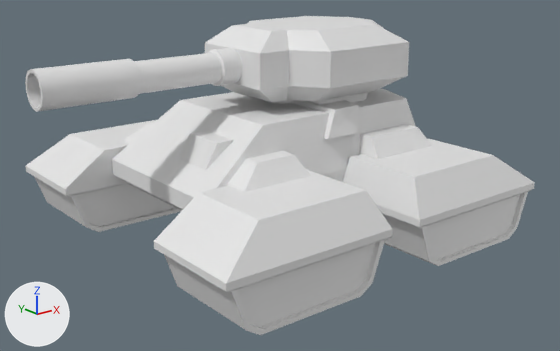
Renders of the Blender file Blender/Tank.blend from each side of a commit.
Rendered twice from a 50 mm camera at (-5.55, -7.11, 3.42) aimed at (-0.14, -0.34, 0.71). The lights are fixed; the arrows at lower left show +X, +Y and +Z.

Before the edit, the objects in view are built like this:
```python
me_cube_001 = bpy.data.meshes.new('Cube.001')
me_cube_001.from_pydata(...)  # 165 vertices, 164 faces; spans x -1.0..1.13, y -1.37..1.37, z -1.0..1.08
me_cube_005 = bpy.data.meshes.new('Cube.005')
me_cube_005.from_pydata(...)  # 60 vertices, 58 faces; spans x -1.0..1.0, y -1.0..1.0, z -1.0..1.0
me_cube_006 = bpy.data.meshes.new('Cube.006')
me_cube_006.from_pydata(...)  # 104 vertices, 97 faces; spans x -1.0..1.36, y -1.0..1.0, z -1.68..1.0
me_cylinder = bpy.data.meshes.new('Cylinder')
me_cylinder.from_pydata(...)  # 256 vertices, 226 faces; spans x -1.0..1.0, y -1.0..1.0, z -1.0..1.0
me_cylinder.polygons.foreach_set('use_smooth', [True] * 226)
ob_cube = bpy.data.objects.new('Cube', me_cube_001)
ob_cube.location = (0.0, 0.0, 1.0)
ob_cube.scale = (1.6, 1.0, 0.5)
ob_cube_004 = bpy.data.objects.new('Cube.004', me_cube_005)
ob_cube_004.location = (-1.2, -1.6, 0.5)
ob_cube_004.scale = (1.0, 0.6, 0.5)
_m = ob_cube_004.modifiers.new('Mirror', 'MIRROR')
_m.use_axis = (True, True, False)
_m.mirror_object = ob_cube
ob_cube_005 = bpy.data.objects.new('Cube.005', me_cube_006)
ob_cube_005.location = (0.4, 0.0, 2.0)
ob_cube_005.scale = (0.96, 0.9, 0.396)
ob_cylinder = bpy.data.objects.new('Cylinder', me_cylinder)
ob_cylinder.location = (-1.3, 0.0, 2.0)
ob_cylinder.rotation_euler = (0.0, -1.571, 0.0)  # degrees (0, -90, 0)
ob_cylinder.scale = (0.2, 0.2, 1.54)
```
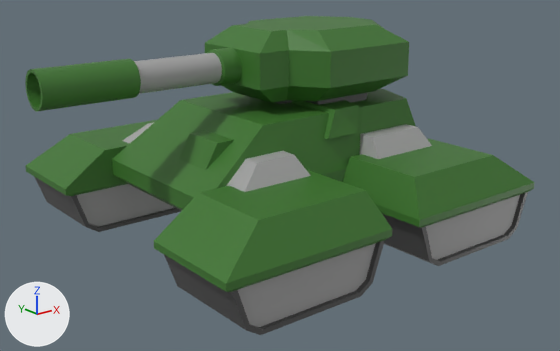
Pixel boxes (x1, y1, x2, y2) of what changed, in the pictures (560 x 351 px):
part 1 of me_cube_001, recoloured (white to green): (112, 89, 416, 211) in both
part 2 of me_cube_001, recoloured (white to grey): (227, 124, 432, 192) in both
part 3 of me_cube_001, recoloured (white to grey): (123, 122, 154, 144) in both
part 4 of me_cube_005, recoloured (white to green): (25, 120, 535, 292) in both
part 5 of me_cube_005, recoloured: (232, 192, 528, 335) in both
part 6 of me_cube_005, recoloured: (71, 195, 181, 232) in both
part 7 of me_cube_005, recoloured: (35, 177, 246, 330) in both
part 8 of me_cube_005, recoloured: (382, 213, 435, 265) in both
part 9 of me_cube_005, recoloured: (76, 184, 520, 327) in both
part 10 of me_cube_006, recoloured (white to green): (205, 16, 409, 103) in both
part 11 of me_cube_006, recoloured: (273, 93, 367, 105) in both
part 12 of me_cylinder, recoloured (grey to green): (25, 59, 141, 111) in both
part 13 of me_cylinder, recoloured (grey to green): (208, 48, 242, 86) in both
part 14 of me_cylinder, recoloured: (134, 53, 222, 94) in both

The change, as a diff of the scene's bpy script:
```diff
--- a/Blender/Tank.blend.py
+++ b/Blender/Tank.blend.py
@@ mat_armour @@
+mat_armour = principled_material('Armour')
+mat_armour.base_color = (0.0463, 0.179, 0.0252)  # dark green #3d752c
@@ mat_metal @@
+mat_metal = principled_material('Metal')
+mat_metal.base_color = (0.37, 0.37, 0.37)  # grey #a4a4a4
@@ mat_treads @@
+mat_treads = principled_material('Treads')
+mat_treads.base_color = (0.081, 0.081, 0.081)  # dark grey #505050
+mat_treads.roughness = 0.4
@@ me_cube_001 @@
 me_cube_001.from_pydata(...)  # 165 vertices, 164 faces; spans x -1.0..1.13, y -1.37..1.37, z -1.0..1.08
 # used by ob_cube; location = (0.0, 0.0, 1.0); scale = (1.6, 1.0, 0.5)
+# me_cube_001 part 1: 148 of the faces centred in x -1.0..1.13, y -1.37..1.37, z -1.0..1.08 switch from no material to mat_armour (dark green #3d752c)
+# me_cube_001 part 2: all 8 faces centred in x -0.79..0.89, y -1.23..-1.0, z 0.07..0.42 switch from no material to mat_metal (grey #a4a4a4)
+# me_cube_001 part 3: all 8 faces centred in x -0.79..0.89, y 1.0..1.23, z 0.07..0.42 switch from no material to mat_metal (grey #a4a4a4)
@@ me_cube_005 @@
 me_cube_005.from_pydata(...)  # 60 vertices, 58 faces; spans x -1.0..1.0, y -1.0..1.0, z -1.0..1.0
 # used by ob_cube_004; location = (-1.2, -1.6, 0.5); scale = (1.0, 0.6, 0.5)
+# me_cube_005 part 4: all 29 faces centred in x -1.0..1.0, y -1.0..1.0, z 0.04..1.0 switch from no material to mat_armour (dark green #3d752c)
+# me_cube_005 part 5: all 10 faces centred in x -0.83..0.83, y -0.96..-0.91, z -0.95..-0.35 switch from no material to mat_treads (dark grey #505050)
+# me_cube_005 part 6: all 10 faces centred in x -0.83..0.83, y 0.91..0.96, z -0.95..-0.35 switch from no material to mat_treads (dark grey #505050)
+# me_cube_005 part 7: all 3 faces centred in x -0.85..0.0, y 0.0, z -1.0..-0.38 switch from no material to mat_treads (dark grey #505050)
+# me_cube_005 part 8: all 2 faces centred in x 0.7..0.85, y 0.0, z -0.9..-0.38 switch from no material to mat_treads (dark grey #505050)
+# me_cube_005 part 9: all 4 faces centred in x 0.0, y -0.87..0.87, z -0.82..-0.35 switch from no material to mat_metal (grey #a4a4a4)
@@ me_cube_006 @@
 me_cube_006.from_pydata(...)  # 104 vertices, 97 faces; spans x -1.0..1.36, y -1.0..1.0, z -1.68..1.0
 # used by ob_cube_005; location = (0.4, 0.0, 2.0); scale = (0.96, 0.9, 0.396)
+# me_cube_006 part 10: all 85 faces centred in x -1.0..1.36, y -1.0..1.0, z -1.0..1.0 switch from no material to mat_armour (dark green #3d752c)
+# me_cube_006 part 11: all 12 faces centred in x -0.36..0.94, y -0.63..0.63, z -1.34 switch from no material to mat_treads (dark grey #505050)
@@ me_cylinder @@
 me_cylinder.from_pydata(...)  # 256 vertices, 226 faces; spans x -1.0..1.0, y -1.0..1.0, z -1.0..1.0
 # used by ob_cylinder; location = (-1.3, 0.0, 2.0); rotation_euler = (0.0, -1.571, 0.0), in degrees (0, -90, 0); scale = (0.2, 0.2, 1.54)
+# me_cylinder part 12: 128 of the faces centred in x -0.99..0.99, y -0.99..0.99, z 0.33..1.0 switch from no material to mat_armour (dark green #3d752c)
+# me_cylinder part 13: 64 of the faces centred in x -0.99..0.99, y -0.99..0.99, z -0.67..-0.33 switch from no material to mat_armour (dark green #3d752c)
+# me_cylinder part 14: all 32 faces centred in x -0.83..0.83, y -0.83..0.83, z 0.0 switch from no material to mat_metal (grey #a4a4a4)
```
